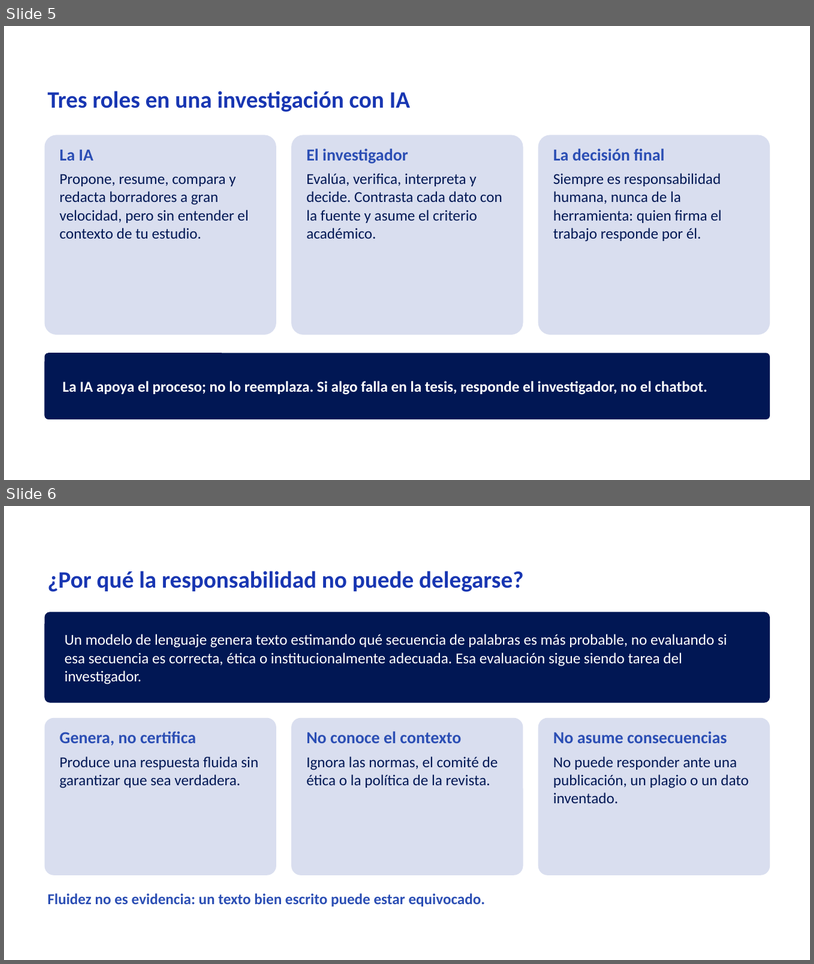
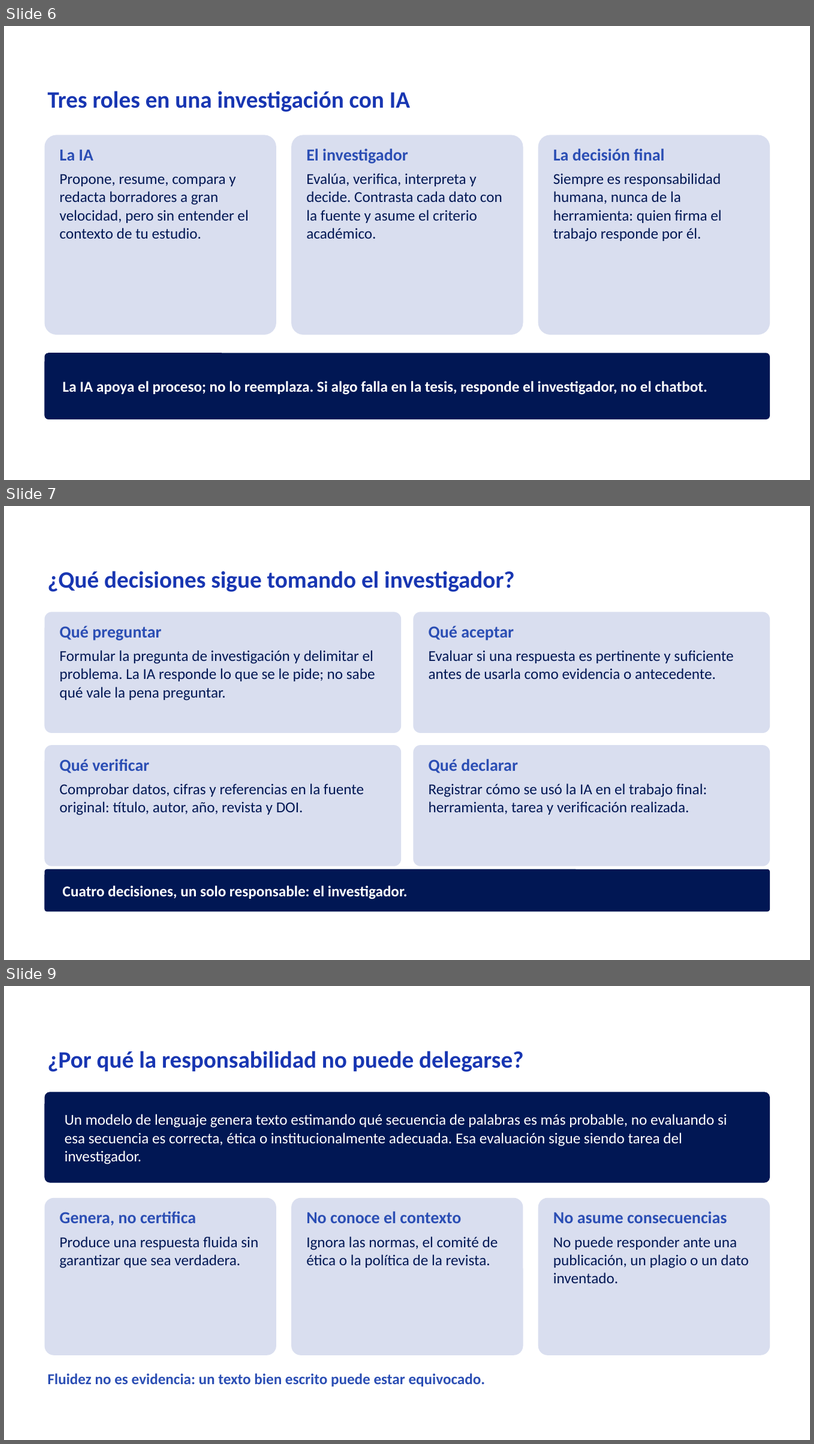
Before and after one commit to Rociosayan/analitica-empresarial-integrada, a slide deck: Sesion_03_mejorada.pptx. Shown one above the other, each under a label of ours: slides 5 and 6 before the commit, slides 6, 7 and 9 after it; the slides between them are not shown. The pictures are 814x964 and 814x1444 pixels, drawn with LibreOffice and Linux fonts; fonts in the diff are those of the drawing; background and template pictures are left out. Boxes give left, top, right and bottom in pixels: in the first picture for what was removed or moved away, otherwise in the second. Text is boxed around its words. In the diff, an @@ line names an element or a change of style, - is before the commit and + after.

```diff
--- a/Sesion_03_mejorada.pptx
+++ b/Sesion_03_mejorada.pptx
@@ slide 7 added at [4, 506, 810, 960], background picture (left out) @@
@@ text added at [48, 571, 515, 592], 28 pt, text #1836B2, bold @@
+¿Qué decisiones sigue tomando el investigador?
@@ rounded rectangle added at [45, 612, 401, 733], fill #D9DEEF @@
@@ rounded rectangle added at [414, 612, 770, 733], fill #D9DEEF @@
@@ text added at [60, 625, 375, 700], 18 pt, text #011754 @@
+Qué preguntar
+Formular la pregunta de investigación y delimitar el problema. La IA responde lo que se le pide; no sabe qué vale la pena preguntar.
@@ text added at [429, 625, 734, 679], 18 pt, text #011754 @@
+Qué aceptar
+Evaluar si una respuesta es pertinente y suficiente antes de usarla como evidencia o antecedente.
@@ rounded rectangle added at [45, 745, 401, 866], fill #D9DEEF @@
@@ rounded rectangle added at [414, 745, 770, 866], fill #D9DEEF @@
@@ text added at [60, 759, 364, 815], 18 pt, text #011754 @@
+Qué verificar
+Comprobar datos, cifras y referencias en la fuente original: título, autor, año, revista y DOI.
@@ text added at [429, 759, 707, 814], 18 pt, text #011754 @@
+Qué declarar
+Registrar cómo se usó la IA en el trabajo final: herramienta, tarea y verificación realizada.
@@ rounded rectangle added at [45, 869, 770, 912], fill #011754 @@
@@ text added at [63, 885, 408, 899], 18 pt, text #FFFFFF, bold @@
+Cuatro decisiones, un solo responsable: el investigador.
@@ what was slide 5 is now slide 6 @@
@@ what was slide 6 is now slide 9 @@
```
Also in this commit, not shown: 1 slide changed, 12 other slides added, 1 slide removed, 1 other file.
